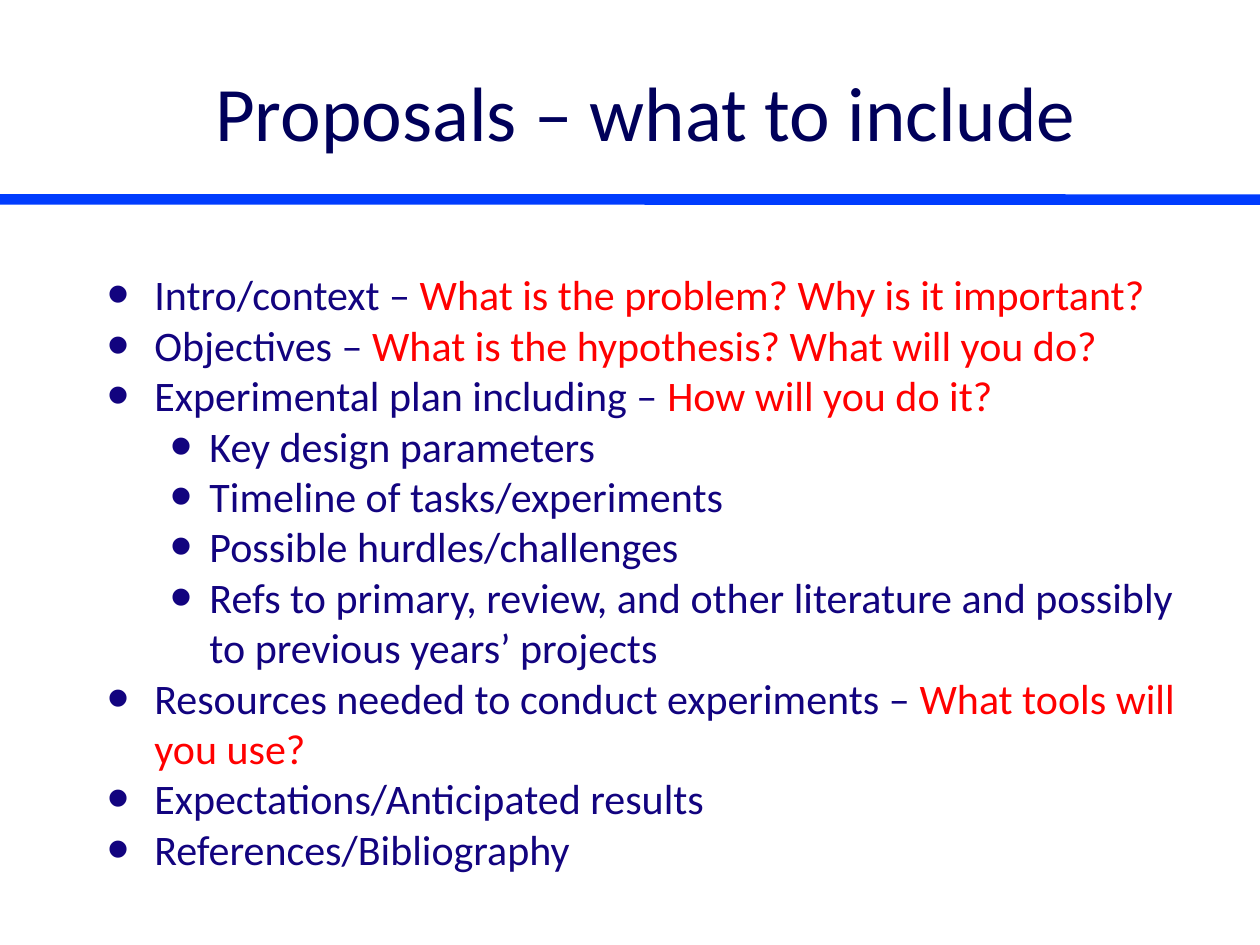
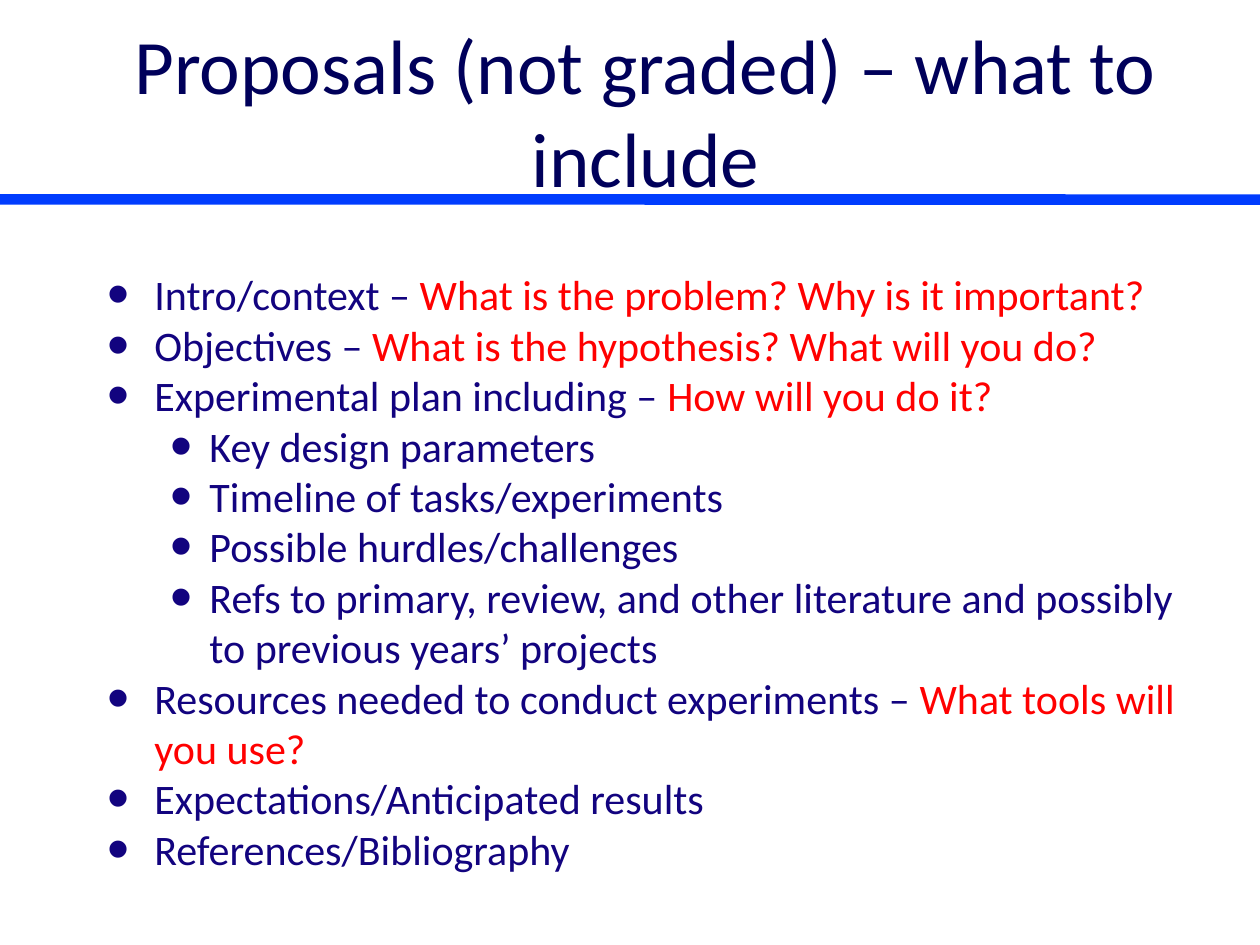
Before and after one commit to monroews/CEE4530, a slide deck: slide 3 of website/pptx/Project_Ideas.pptx. Drawn at 1260x945 pixels with LibreOffice and Linux fonts; fonts in the diff are those of the drawing. Boxes give left, top, right and bottom in pixels: in the first picture for what was removed or moved away, otherwise in the second. Text is boxed around its words. In the diff, an @@ line names an element or a change of style, - is before the commit and + after.

```diff
--- a/website/pptx/Project_Ideas.pptx
+++ b/website/pptx/Project_Ideas.pptx
@@ title at (135, 38, 1156, 205): text changed @@
-Proposals – what to include
+Proposals (not graded) – what to include
```
Also in this commit, not shown: 5 other slides changed, 1 slide added, 3 slides removed, 1 other file.
